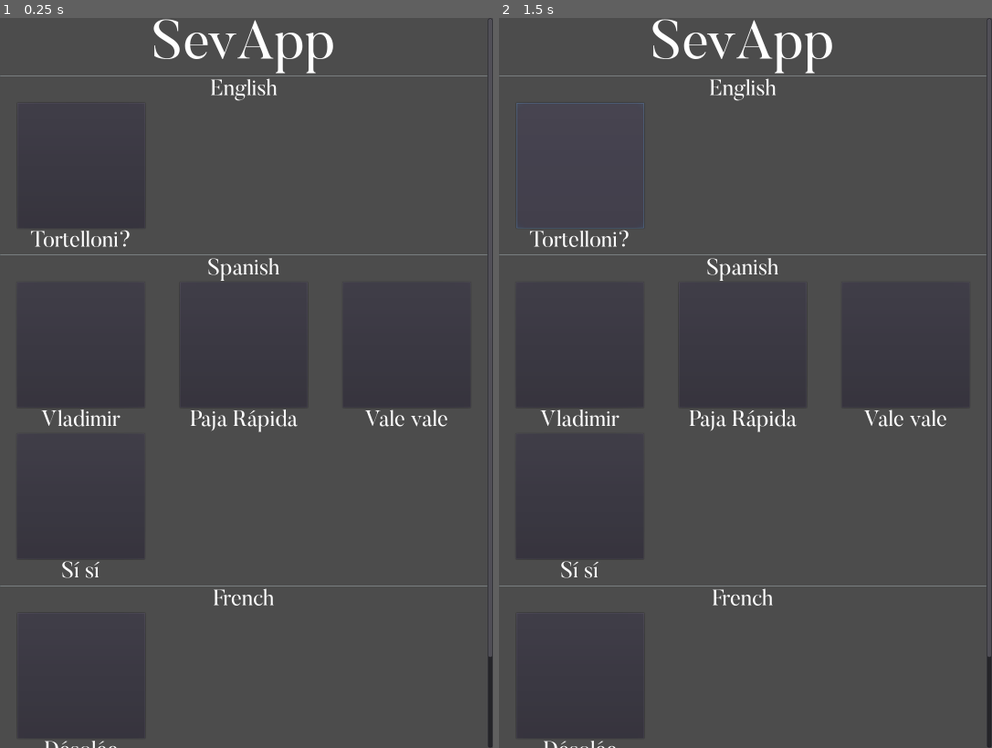
Above: before the commit, frames 1-2 (left to right).
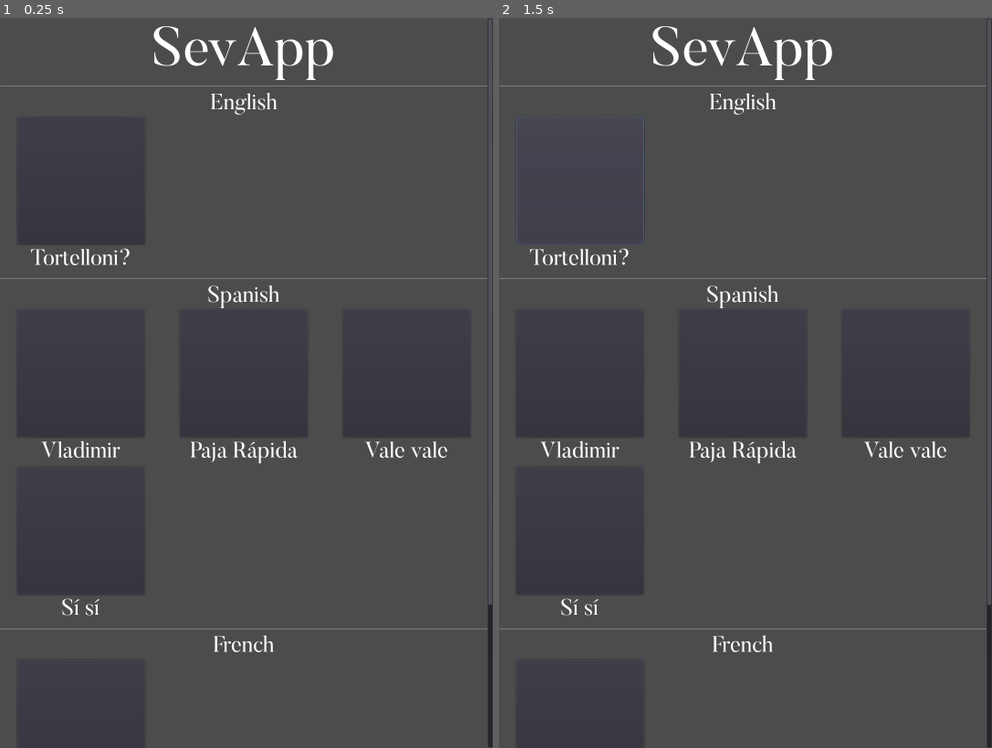
Above: after the commit, the same moments.

Repository: PKGaspi/SevApp
Game: Godot game, scene res://src/Main.tscn
The game is run twice, just before and just after one commit, with the same random seed, the same clock (stepped at 60 frames per second) and the same inputs.
Inputs (mouse positions are in pixels of both pictures, inside the frame that each line leads up to):
- Up to frame 1 (0.25 s): no input
- Up to frame 2 (1.5 s): click (577, 164) at 0.52 s; click (577, 164) at 1.27 s

The runs differ from the first frame. In frame 1, 3.7% of the frame differs, in the area x 0-100%, y 0-100%; in frame 2, 3.7%.

Commit message:
Added some margins

Diff:
--- a/src/Main.gd
+++ b/src/Main.gd
@@ -46,6 +46,7 @@
 		label.valign = Label.VALIGN_CENTER
 		label.align = Label.ALIGN_CENTER
 		var separator = HSeparator.new()
+		separator.add_constant_override("separation", 20)
 		var grid = GridContainer.new()
 		grid.columns = 3
 		grid.name = global.language_names[i]
--- a/src/Main.tscn
+++ b/src/Main.tscn
@@ -31,11 +31,14 @@
 
 [node name="MarginContainer" type="MarginContainer" parent="ScrollContainer/VBoxContainer"]
 margin_right = 1080.0
-margin_bottom = 121.0
+margin_bottom = 136.0
+custom_constants/margin_top = 15
+custom_constants/margin_bottom = 0
 
 [node name="Label" type="Label" parent="ScrollContainer/VBoxContainer/MarginContainer"]
+margin_top = 15.0
 margin_right = 1080.0
-margin_bottom = 121.0
+margin_bottom = 136.0
 custom_fonts/font = ExtResource( 26 )
 text = "SevApp"
 align = 1
--- a/src/SoundButton.gd
+++ b/src/SoundButton.gd
@@ -3,7 +3,7 @@
 export var sound_data: Resource = null
 
 onready var _sound_node = $Sound
-onready var _label_node = $VBoxContainer/Label
+onready var _label_node = $VBoxContainer/MarginContainer/Label
 
 func _ready() -> void:
 	if sound_data != null:
--- a/src/SoundButton.tscn
+++ b/src/SoundButton.tscn
@@ -6,7 +6,7 @@
 [node name="SoundButton" type="Control"]
 margin_right = 280.0
 margin_bottom = 300.0
-rect_min_size = Vector2( 280, 328 )
+rect_min_size = Vector2( 280, 341 )
 size_flags_horizontal = 6
 script = ExtResource( 2 )
 __meta__ = {
@@ -22,7 +22,7 @@
 
 [node name="Button" type="Button" parent="VBoxContainer"]
 margin_right = 280.0
-margin_bottom = 275.0
+margin_bottom = 280.0
 size_flags_horizontal = 3
 size_flags_vertical = 3
 custom_fonts/font = ExtResource( 1 )
@@ -30,10 +30,17 @@
 "_edit_use_anchors_": false
 }
 
-[node name="Label" type="Label" parent="VBoxContainer"]
-margin_top = 279.0
+[node name="MarginContainer" type="MarginContainer" parent="VBoxContainer"]
+margin_top = 284.0
 margin_right = 280.0
-margin_bottom = 328.0
+margin_bottom = 341.0
+custom_constants/margin_top = 4
+custom_constants/margin_bottom = 4
+
+[node name="Label" type="Label" parent="VBoxContainer/MarginContainer"]
+margin_top = 4.0
+margin_right = 280.0
+margin_bottom = 53.0
 custom_fonts/font = ExtResource( 1 )
 align = 1
 valign = 1
